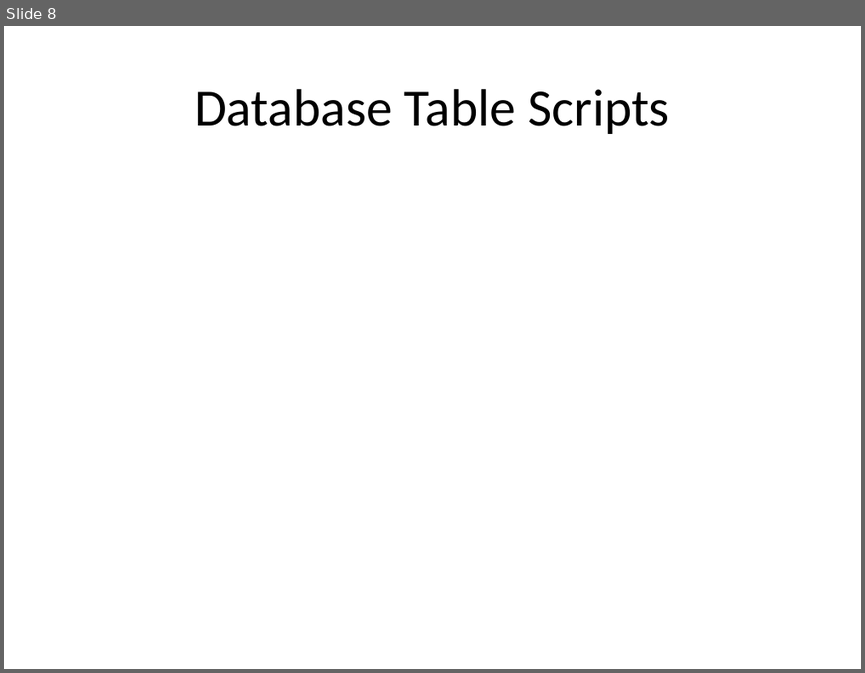
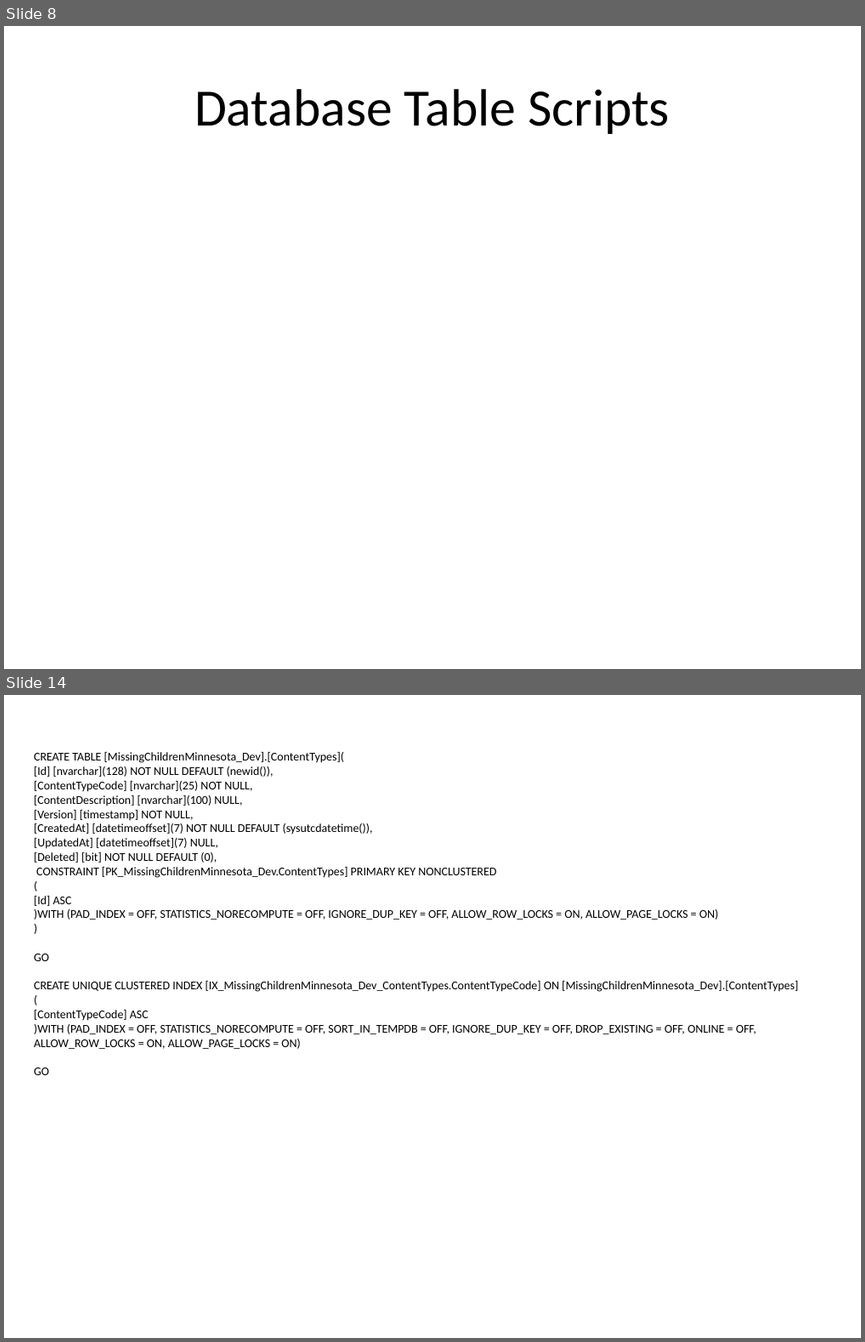
Before and after one commit to Magenic/MissingChildrenMinnesota, a slide deck: Docs/MCM Application Flow.pptx. Shown one above the other, each under a label of ours: slide 8 before the commit, slides 8 and 14 after it; the slides between them are not shown. The pictures are 865x673 and 865x1342 pixels, drawn with LibreOffice and Linux fonts; fonts in the diff are those of the drawing. Boxes give left, top, right and bottom in pixels: in the first picture for what was removed or moved away, otherwise in the second. Text is boxed around its words. In the diff, an @@ line names an element or a change of style, - is before the commit and + after.

Commit message:
changed to include the script info for IDCheckListItems, ChildCheckListItems, and StaticContents

```diff
--- a/Docs/MCM Application Flow.pptx
+++ b/Docs/MCM Application Flow.pptx
@@ slide 14 added at (4,695,861,1338), background #FFFFFF @@
@@ text added at (34,752,798,1075), 10 pt, text #000000 @@
+CREATE TABLE [MissingChildrenMinnesota_Dev].[ContentTypes](
+[Id] [nvarchar](128) NOT NULL DEFAULT (newid()),
+[ContentTypeCode] [nvarchar](25) NOT NULL,
+[ContentDescription] [nvarchar](100) NULL,
+[Version] [timestamp] NOT NULL,
+[CreatedAt] [datetimeoffset](7) NOT NULL DEFAULT (sysutcdatetime()),
+[UpdatedAt] [datetimeoffset](7) NULL,
+[Deleted] [bit] NOT NULL DEFAULT (0),
+CONSTRAINT [PK_MissingChildrenMinnesota_Dev.ContentTypes] PRIMARY KEY NONCLUSTERED
+(
+[Id] ASC
+)WITH (PAD_INDEX = OFF, STATISTICS_NORECOMPUTE = OFF, IGNORE_DUP_KEY = OFF, ALLOW_ROW_LOCKS = ON, ALLOW_PAGE_LOCKS = ON)
+)
+GO
+CREATE UNIQUE CLUSTERED INDEX [IX_MissingChildrenMinnesota_Dev_ContentTypes.ContentTypeCode] ON [MissingChildrenMinnesota_Dev].[ContentTypes]
+(
+[ContentTypeCode] ASC
+)WITH (PAD_INDEX = OFF, STATISTICS_NORECOMPUTE = OFF, SORT_IN_TEMPDB = OFF, IGNORE_DUP_KEY = OFF, DROP_EXISTING = OFF, ONLINE = OFF, ALLOW_ROW_LOCKS = ON, ALLOW_PAGE_LOCKS = ON)
+GO
```
Also in this commit, not shown: 4 slides changed, 3 other slides added.
